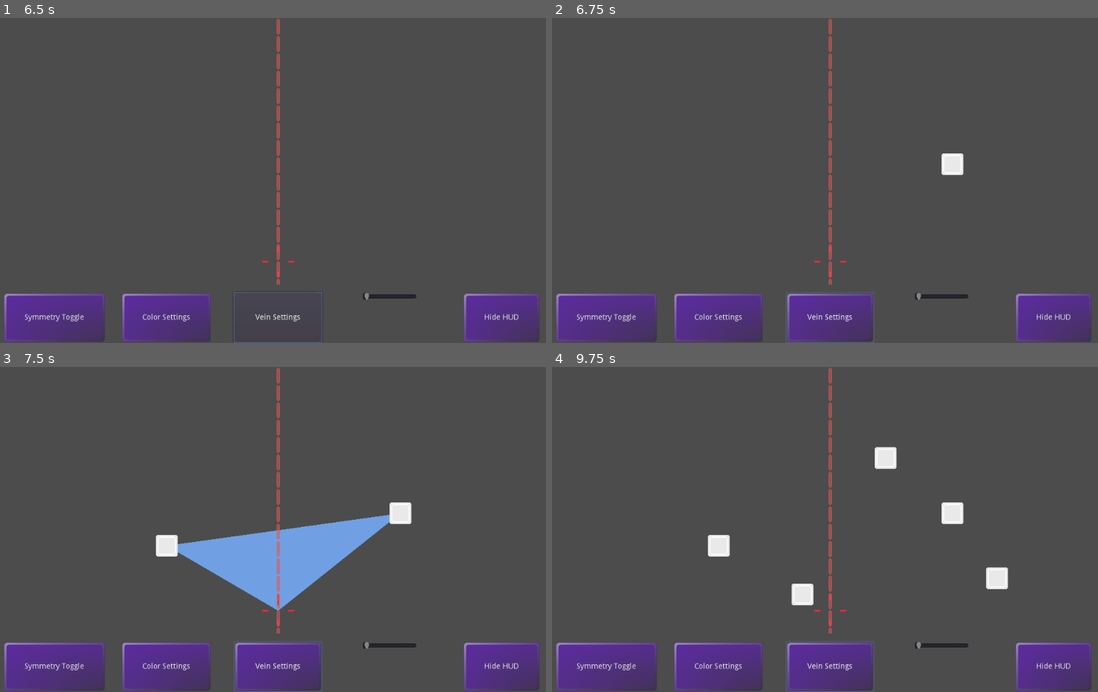
Above: before the commit, frames 1-4 (two rows, left to right).
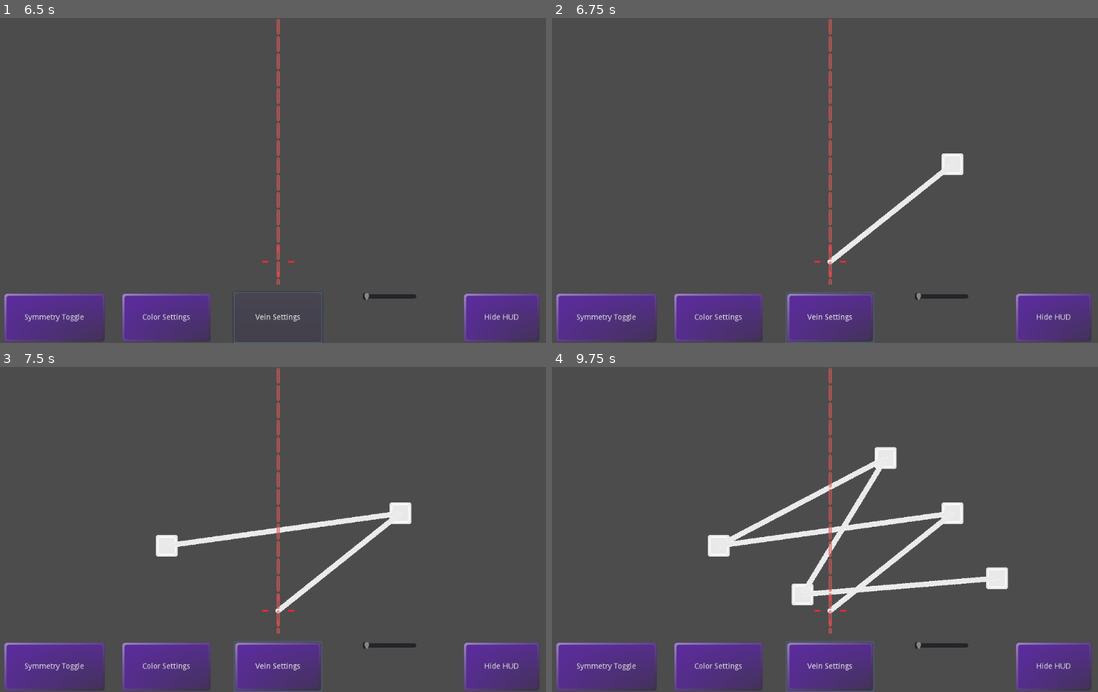
Above: after the commit, the same moments.

Repository: LettucePie/persephone
Game: Godot game, scene res://design/leafmaker.tscn
The game is run twice, just before and just after one commit, with the same random seed, the same clock (stepped at 60 frames per second) and the same inputs.
Inputs (mouse positions are in pixels of both pictures, inside the frame that each line leads up to):
- Up to frame 1 (6.5 s): click "Symmetry Toggle" at 0.5 s; click "Hide HUD" at 1.25 s; click "Symmetry Toggle" at 2 s; click "Hide HUD" at 2.75 s; click "Symmetry Toggle" at 3.5 s; click "Hide HUD" at 4.25 s; click "Color Settings" at 5 s; click "Vein Settings" at 5.75 s
- Up to frame 2 (6.75 s): move the mouse to (950, 164) at 6.52 s; click (950, 164) at 6.67 s
- Up to frame 3 (7.5 s): move the mouse to (169, 545) at 7.27 s; click (169, 545) at 7.42 s
- Up to frame 4 (9.75 s): move the mouse to (885, 458) at 8.02 s; click (885, 458) at 8.17 s; move the mouse to (803, 594) at 8.77 s; click (803, 594) at 8.92 s; move the mouse to (999, 578) at 9.52 s; click (999, 578) at 9.67 s

Frame 1 is identical in both runs. In frame 2, 0.5% of the frame differs, in the area x 50-72%, y 46-76%; in frame 3, 5.8%, in the area x 32-72%, y 44-76%; in frame 4, 2.6%.

Commit message:
Corrected curvepoint in and out for relativity.

Diff:
--- a/design/leafmaker_canvas.gd
+++ b/design/leafmaker_canvas.gd
@@ -26,12 +26,8 @@
 
 func _ready():
 	leaf_curve = Curve2D.new()
-	leaf_curve.add_point(leaf_origin.position, leaf_origin.position, leaf_origin.position)
+	leaf_curve.add_point(leaf_origin.position, Vector2.ZERO, Vector2.ZERO)
 
-
-# Called every frame. 'delta' is the elapsed time since the previous frame.
-#func _process(delta):
-#	pass
 
 func _input(event):
 	pass
@@ -52,7 +48,7 @@
 
 
 func add_point(pos : Vector2):
-	leaf_curve.add_point(pos, pos, pos)
+	leaf_curve.add_point(pos, Vector2.ZERO, Vector2.ZERO)
 	var node_vis = Sprite.new()
 	node_vis.texture = square_node_tex
 	node_vis.position = pos
@@ -60,7 +56,9 @@
 	self.add_child(node_vis)
 	var index = leaf_curve.get_baked_points().find(pos)
 	leaf_points.append(LeafPoint)
-	draw_shape()
+#	draw_shape()
+#	draw_curve_shape()
+	debug_draw_curve_shape()
 
 
 func draw_shape():
@@ -75,3 +73,26 @@
 	else:
 		leaf_poly.visible = false
 		print("Leaf has too few points")
+
+
+func draw_curve_shape():
+	if leaf_curve.get_point_count() >= 3:
+		var curve_points = leaf_curve.get_baked_points()
+#		print("Curve Points Size ", curve_points.size())
+		var partial_points : PoolVector2Array = PoolVector2Array()
+		if curve_points.size() >= 50:
+			for i in 50:
+				partial_points.append(curve_points[i])
+		leaf_poly.set_polygon(partial_points)
+
+
+func debug_draw_curve_shape():
+	for trash in get_tree().get_nodes_in_group("Clear"):
+		trash.queue_free()
+	for baked_point in leaf_curve.get_baked_points():
+		var dot = Sprite.new()
+		dot.texture = circle_node_tex
+		dot.scale = Vector2.ONE * 0.05
+		dot.position = baked_point
+		dot.add_to_group("Clear")
+		add_child(dot)
